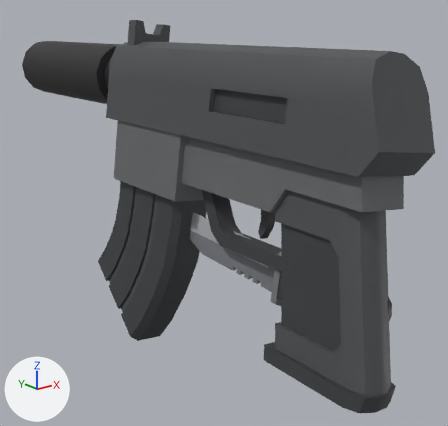
The glTF model client/public/models/weapons.glb as it was, and as the next commit left it.
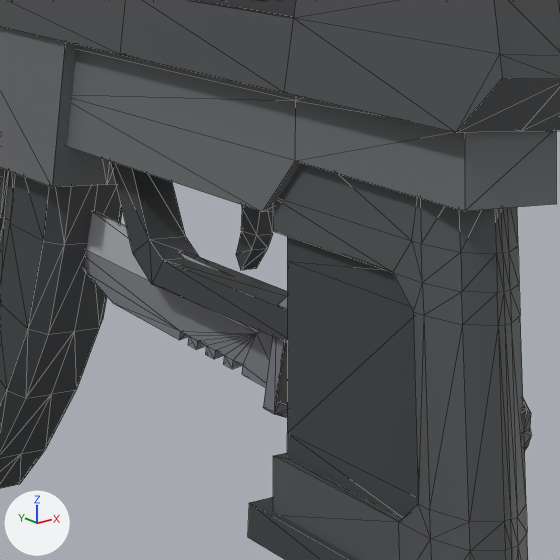
Each version appears first whole from a camera (50 mm lens) standing at (-0.367, -0.312, 0.217) and looking at (0.05, 0.209, 0.008), and next in a close-up on the part from 34% to 90% of the width and 27% to 87% of the height. The axes (+X, +Y, +Z) are drawn at lower left. The lights are the same throughout. The last two pictures show the newer version. The close-ups show mesh edges as thin lines.

Before the edit, the objects in view are built like this:
```python
me_gun = bpy.data.meshes.new('gun')
me_gun.from_pydata(...)  # 553 vertices, 1006 faces; spans x -0.05..0.05, y -0.07..0.59, z -0.143..0.216
me_gun.materials.append(mat_weapon)
me_knife = bpy.data.meshes.new('knife')
me_knife.from_pydata(...)  # 212 vertices, 398 faces; spans x -0.015..0.014, y -0.05..0.25, z -0.031..0.025
me_knife.materials.append(mat_weapon)
ob_gun = bpy.data.objects.new('gun', me_gun)
ob_gun.location = (0.0, 0.0, 0.0)
ob_knife = bpy.data.objects.new('knife', me_knife)
ob_knife.location = (0.0, 0.0, 0.0)
```
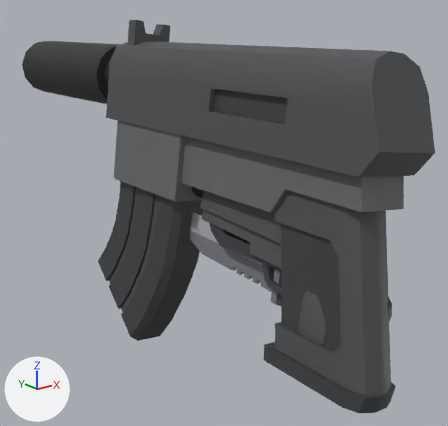
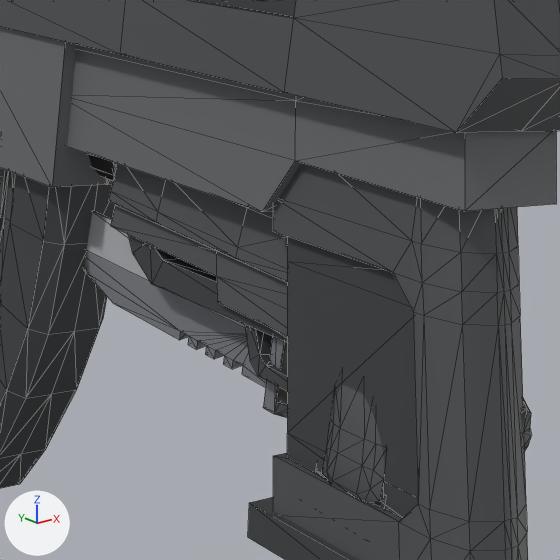
Commit message: Pistol model: Quaternius Pistol prop with a generated suppressor in weapons.glb, pistol / pistol_muzzle nodes

Boxes [x1, y1, x2, y2] around the edits, measured in the close-ups (560 x 560 px):
'pistol', added
    after: [88, 154, 385, 503]

The change, as a list of edits to the scene's bpy script:
```text
Add me_pistol:
    me_pistol.from_pydata(...)  # 561 vertices, 1034 faces; spans x -0.035..0.018, y -0.031..0.275, z -0.05..0.081
    me_pistol.materials.append(mat_weapon)
Add ob_pistol:
    ob_pistol = bpy.data.objects.new('pistol', me_pistol)
    ob_pistol.location = (0.0, 0.0, 0.0)
```
